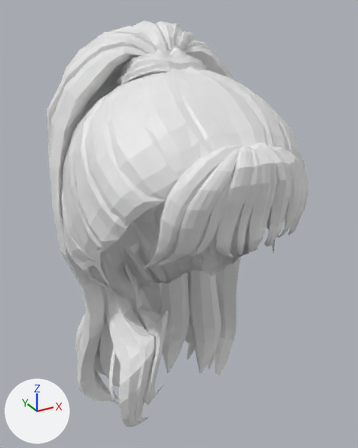
An edit to the glTF model chars/hair_hipony.glb, drawn before and after from the same camera.
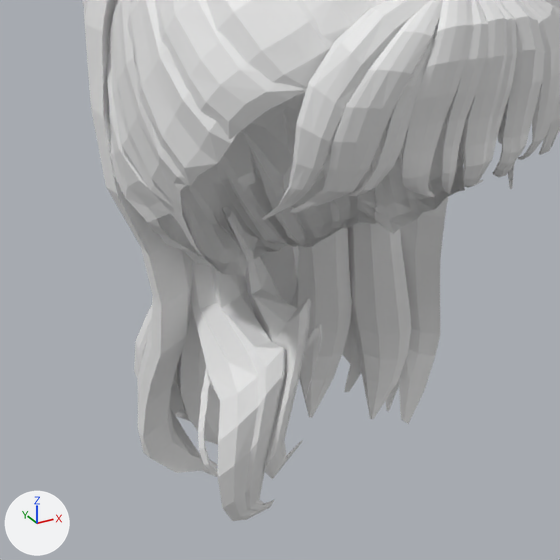
Old and new are each drawn whole from a 50 mm camera at (-0.768, -1.364, 1.868) aimed at (0.023, 0.075, 1.148) and again close up on the part from 1% to 84% of the width and 34% to 100% of the height. The axes (+X, +Y, +Z) are drawn at lower left. The lights are the same throughout. The older version's two pictures come first. Vertices at exactly the same position are counted once.

Before the edit, the objects in view are built like this:
```python
me_hair_hipony = bpy.data.meshes.new('hair_hipony')
me_hair_hipony.from_pydata(...)  # 4888 vertices, 8600 faces; spans x -0.398..0.395, y -0.4..0.509, z 0.334..1.824
ob_hair_hipony = bpy.data.objects.new('hair_hipony', me_hair_hipony)
ob_hair_hipony.location = (0.0, 0.0, 0.0)
```
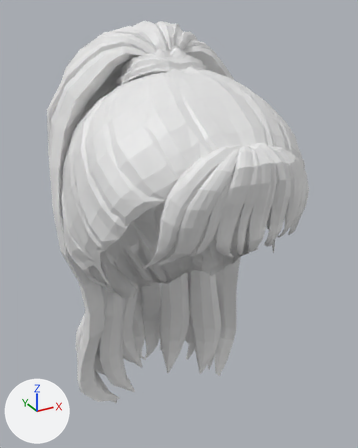
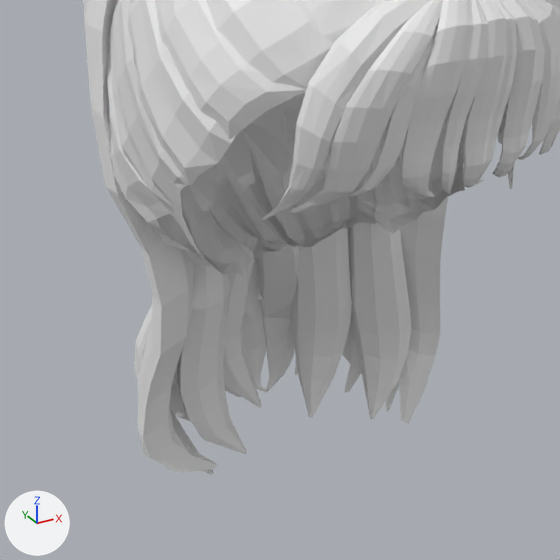
Patch to the scene script:
```diff
--- a/chars/hair_hipony.glb.py
+++ b/chars/hair_hipony.glb.py
@@ me_hair_hipony @@
 # used by ob_hair_hipony; location = (0.0, 0.0, 0.0)
-me_hair_hipony.from_pydata(...)  # 4888 vertices, 8600 faces; spans x -0.398..0.395, y -0.4..0.509, z 0.334..1.824
+me_hair_hipony.from_pydata(...)  # 4669 vertices, 8204 faces; spans x -0.398..0.395, y -0.4..0.509, z 0.334..1.824
+# me_hair_hipony part 1: the loose piece of 99 vertices spanning x -0.306..-0.13, y -0.108..0.28, z 0.442..1.092 is deleted
+# me_hair_hipony part 2: the loose piece of 60 vertices spanning x -0.216..-0.081, y -0.109..0.182, z 0.545..0.989 is deleted
+# me_hair_hipony part 3: the loose piece of 30 vertices spanning x -0.324..-0.239, y -0.078..0.076, z 0.555..0.712 is deleted
+# other edits to the shape of me_hair_hipony do not show in these pictures
```

Where the change shows, as pixel boxes [x1, y1, x2, y2] in the close-ups (560 x 560 px):
'hair_hipony', reshaped
    before: [82, 0, 560, 521]
    after: [82, 0, 560, 475]
part 1 of me_hair_hipony, deleted
    before: [187, 173, 286, 521]
part 2 of me_hair_hipony, deleted
    before: [222, 206, 311, 479]
part 3 of me_hair_hipony, deleted
    before: [198, 368, 218, 477]
